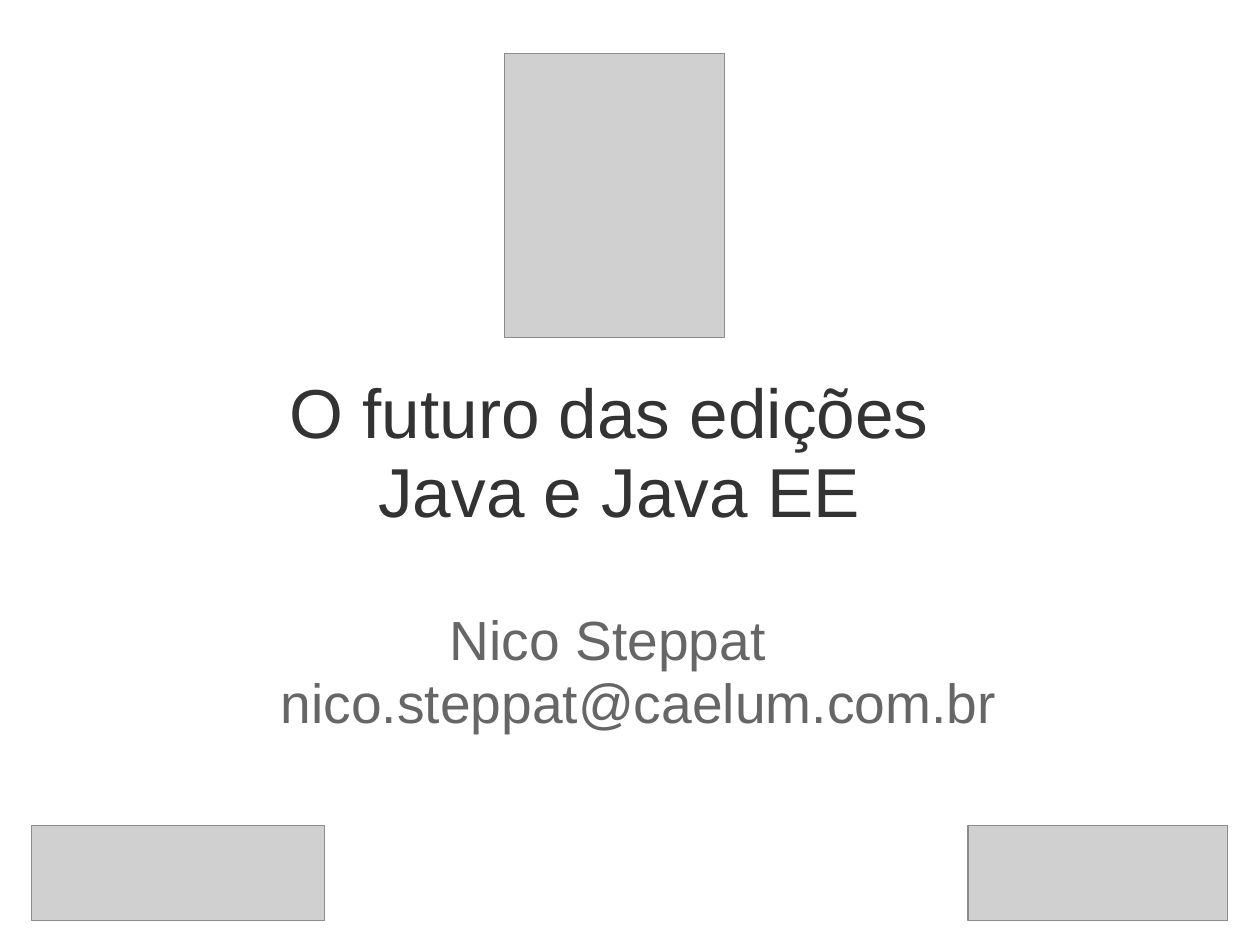
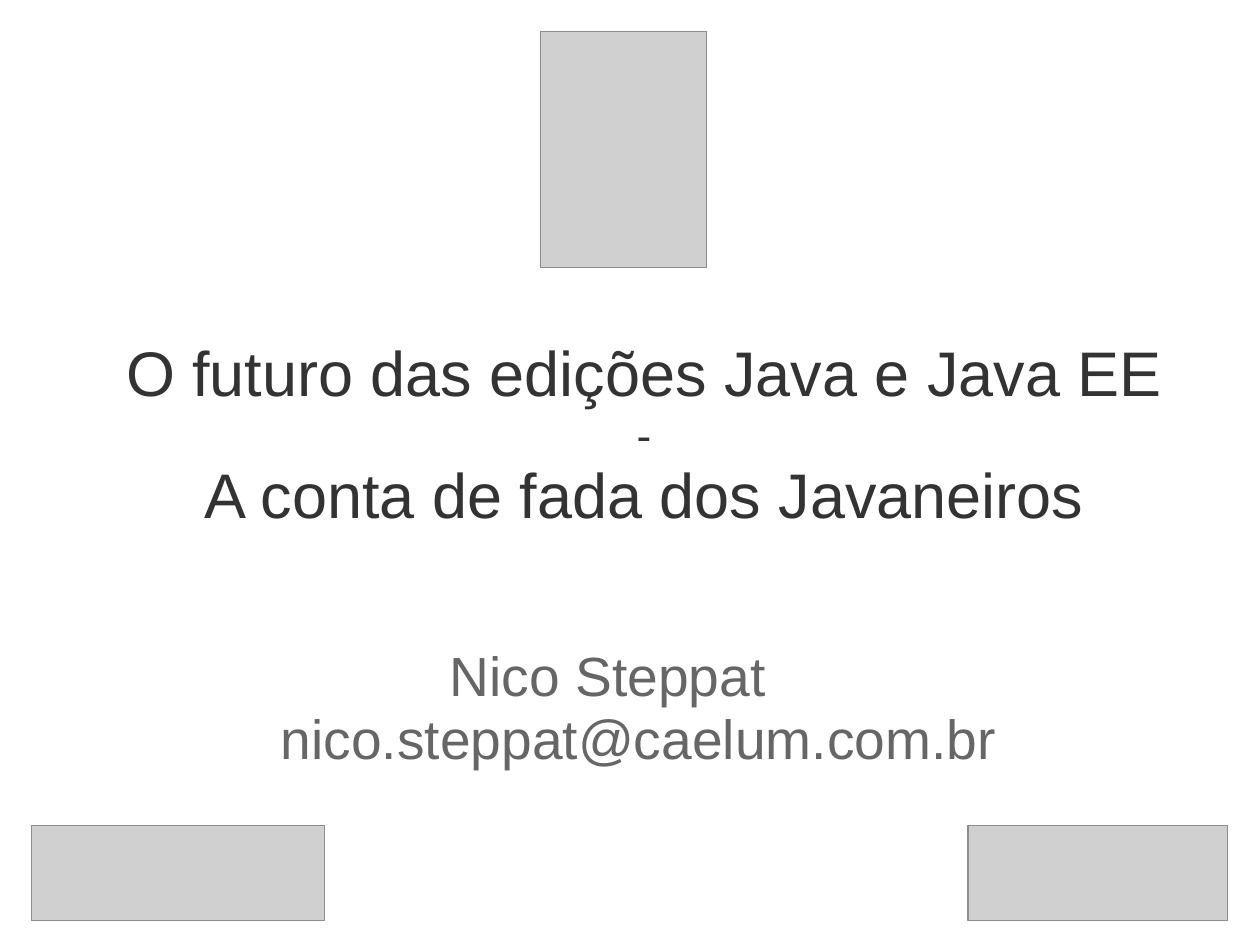
Before and after one commit to steppat/caelumday, a slide deck: slide 1 of caelumday2011.odp. Drawn at 1260x945 pixels with LibreOffice and Linux fonts; fonts in the diff are those of the drawing; grey boxes stand for pictures; background and template pictures are left out. Boxes give left, top, right and bottom in pixels: in the first picture for what was removed or moved away, otherwise in the second. Text is boxed around its words. In the diff, an @@ line names an element or a change of style, - is before the commit and + after.

```diff
--- a/caelumday2011.odp
+++ b/caelumday2011.odp
@@ picture: place and size @@
-picture at (505,53,725,337)
+picture at (540,32,707,269)
@@ title at (126,350,1162,519): text changed; size 44 to 40 pt @@
-O futuro das edições
-Java e Java EE
+O futuro das edições Java e Java EE
+-
+A conta de fada dos Javaneiros
@@ subtitle "Nico Steppat": place and size @@
-subtitle "Nico Steppat" at (281,620,996,734)
+subtitle "Nico Steppat" at (281,656,996,770)
```
Also in this commit, not shown: 13 other slides changed, 24 slides added, 2 slides removed, 16 other files.
